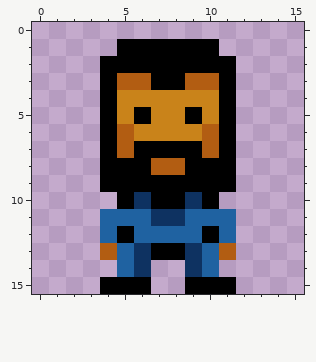
Pixel-art sprite, stored at src/res/player/stay3.png. Above is the file before it was changed.
The file is 16x16 pixels.
Now the later version:
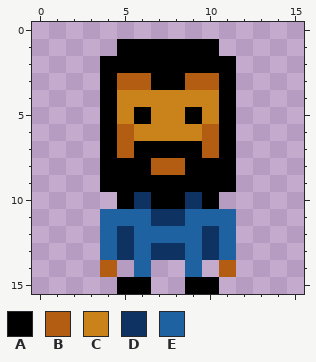
Palette (. is transparent): A #000000  B #b25d12  C #c9831a  D #0e3261  E #1f62a1
Changes in this commit:
y 12: x 5 A -> D; x 10 A -> D
y 13: x 4..11 BEDAADEB -> EDEDDEDE
y 14: x 4..6 .ED -> B.E; x 9..11 DE. -> E.B
y 15: x 4 A -> .; x 11 A -> .
Boxes around the changes in both pictures, in picture pixels (x1, y1, x2, y2):
changed: (100, 226, 236, 294)
